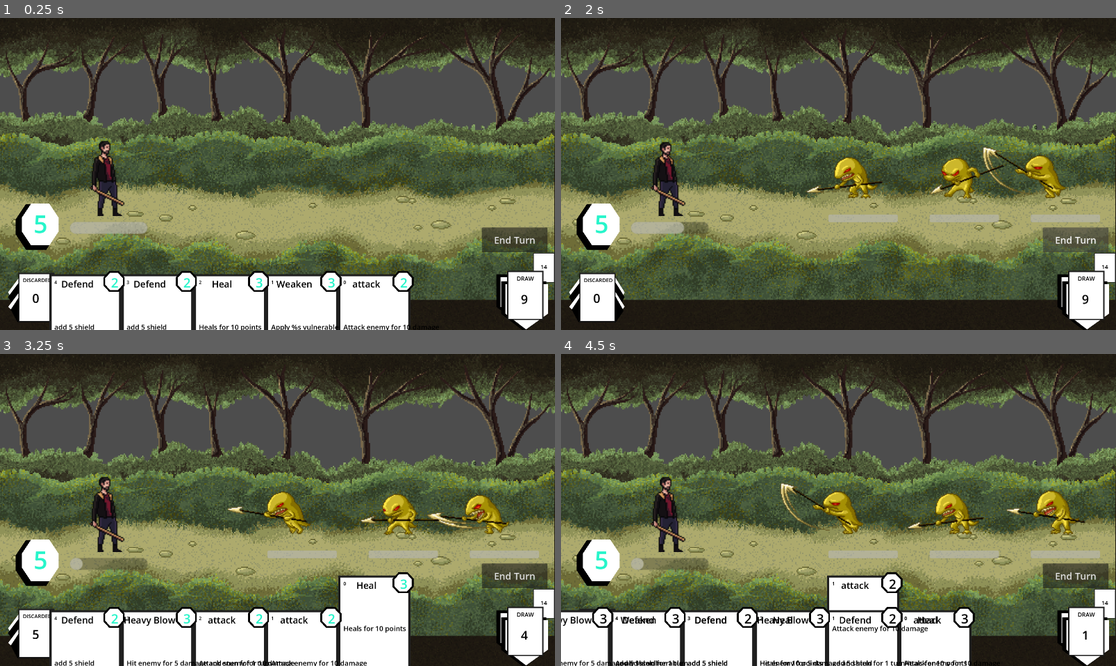
Above: before the commit, frames 1-4 (two rows, left to right).
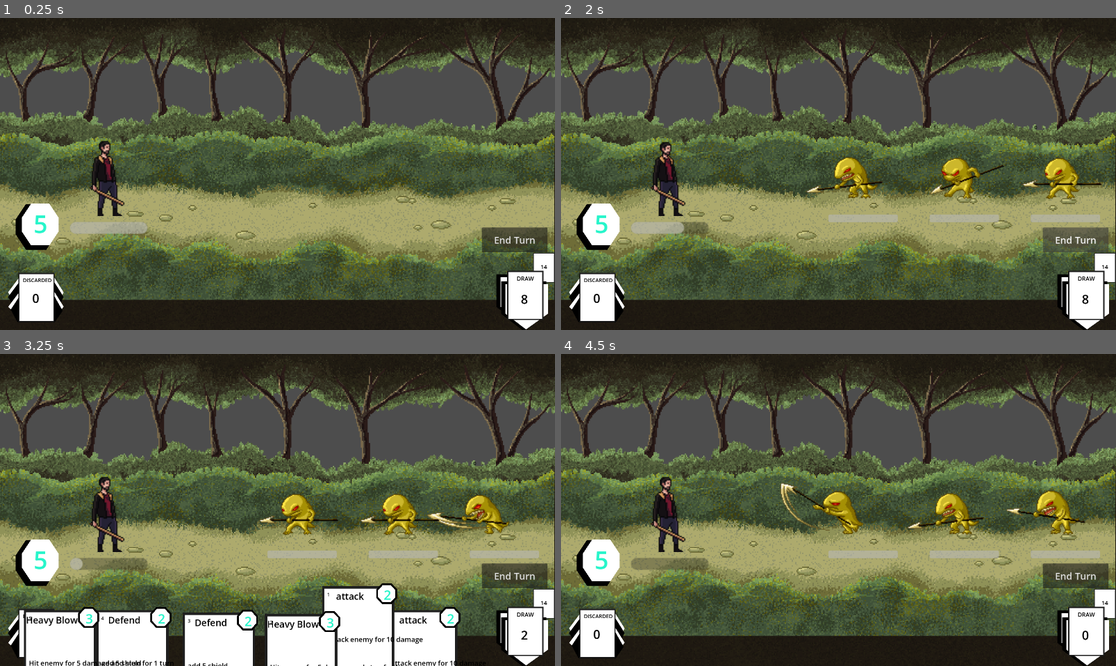
Above: after the commit, the same moments.

Repository: Leosten/card-game
Game: Godot game, scene res://main.tscn
The game is run twice, just before and just after one commit, with the same random seed, the same clock (stepped at 60 frames per second) and the same inputs.
Inputs (mouse positions are in pixels of both pictures, inside the frame that each line leads up to):
- Up to frame 1 (0.25 s): no input
- Up to frame 2 (2 s): click "End Turn" at 0.5 s; click "End Turn" at 1.25 s
- Up to frame 3 (3.25 s): click "End Turn" at 2 s; move the mouse to (377, 656) at 2.77 s; click (377, 656) at 2.92 s
- Up to frame 4 (4.5 s): move the mouse to (938, 637) at 3.52 s; click (938, 637) at 3.67 s; move the mouse to (866, 656) at 4.27 s; click (866, 656) at 4.42 s

The runs differ from the first frame. In frame 1, 11% of the frame differs, in the area x 8-96%, y 81-100%; in frame 2, 1.2%; in frame 3, 7.9%; in frame 4, 14%, in the area x 0-96%, y 65-100%.
Error before the commit: Invalid access to property or key 'finished' on a base object of type 'Nil'. (res://Manager/card_animation_manager.gd:18)
Error after the commit: Invalid access to property or key 'finished' on a base object of type 'Nil'. (res://Manager/card_animation_manager.gd:23)

Commit message:
more animations, have to check for resource listening on scenes for trigger

Diff:
--- a/Manager/action_manager.gd
+++ b/Manager/action_manager.gd
@@ -6,6 +6,7 @@
 signal card_used(card_data : CardData)
 signal mana_used(cost : int)
 signal enemy_hit(monster : MonsterData)
+signal enemy_blocked(monster : MonsterData)
 signal enemy_attacking(monster : MonsterData)
 
 func _ready() -> void:
@@ -42,16 +43,18 @@
 		if action == CardUtils.action_type.HEAL:
 			var heal_value = HealUtils.calculate_ally_final_heal(card.heal, battle_state.player_stats)
 			battle_state.player_stats = HealUtils.apply_ally_heal(heal_value, battle_state.player_stats)
+			Events.player_healed.emit()
 		if action == CardUtils.action_type.SHIELD:
 			var shield_value = HealUtils.calculate_ally_final_shield(card.shield, battle_state.player_stats)
 			battle_state.player_stats = HealUtils.apply_ally_shield(shield_value, battle_state.player_stats)
+			Events.player_shielded.emit()
 		if action == CardUtils.action_type.BUFFS:
 			battle_state.player_stats.buffs = StatusUtils.apply_buffs(battle_state.player_stats.buffs, card.buffs)
 		if (enemy != null) :
 			if action == CardUtils.action_type.DAMAGE:
 				print("card attack type")
 				var final_damage = DamageUtils.calculate_ally_final_damage(card.damage, battle_state.player_stats, enemy)
-				enemy = DamageUtils.damage_enemy(final_damage, enemy)
+				enemy = check_damage_enemy(final_damage, enemy)
 			if action == CardUtils.action_type.STATUS_EFFECTS:
 				print("card status type")
 				enemy.status_effects = StatusUtils.apply_status_effects(enemy.status_effects, card.status_effects)
@@ -89,8 +92,27 @@
 		battle_state = MonsterUtils.update_monster(battle_state, monster)
 	return battle_state
 
-func cycle_buffs():
-	pass
+func check_damage_enemy(damage_value, monster: MonsterData):
+	if DamageUtils.has_protective_buff(monster.buffs):
+		enemy_blocked.emit(monster)
+		return monster
+
+	if monster.shield > 0:
+		if (damage_value >= monster.shield):
+			var current_shield = monster.shield
+			monster.shield = 0
+			monster.health -= damage_value - current_shield
+			return monster
+		else:
+			monster.shield -= damage_value
+			return monster
+	print("final dmg")
+	print(damage_value)
+	monster.health -= damage_value
+	Events.enemy_hit.emit(monster)
+	#Events.damage_taken.emit(damage_value, monster.position)
+
+	return monster
 
 func use_card_on_all_enemies():
 	pass
--- a/Manager/card_animation_manager.gd
+++ b/Manager/card_animation_manager.gd
@@ -1,7 +1,12 @@
 class_name CardAnimationManager
 extends Node
 
-var left_out_bounds = Vector2(-1000, 1250)
+var left_out_of_bounds = Vector2(-1000, 1250)
+var right_out_of_bounds = Vector2(5000, 2000)
+var viewport_size
+
+func _ready():
+	viewport_size = get_parent().get_viewport_rect().size
 
 func clear_card_animation(displayed_hand: Array[Card]):
 	var last_tween: Tween
@@ -11,23 +16,36 @@
 		card.active_tween = card.create_tween().set_trans(Tween.TRANS_LINEAR)
 		card.active_tween.tween_property(
 			card, "position",
-			left_out_bounds,
+			left_out_of_bounds,
 			0.2
 		).set_ease(Tween.EASE_IN)
 		last_tween = card.active_tween
 	await last_tween.finished
 
 func cards_appear_animation(displayed_hand: Array[Card], card_hand_positions : Array[Area2D]):
-	var target_position = Vector2(-1000, 1250)
+	if displayed_hand.is_empty():
+		return
 	var last_tween: Tween
 	for card in displayed_hand:
+		var target_position = card_hand_positions[card.hand_position].position
 		if card.active_tween:
 			card.active_tween.kill()
 		card.active_tween = card.create_tween().set_trans(Tween.TRANS_LINEAR)
-		card.active_tween.tween_property(
-			card, "position",
-			target_position,
-			0.4
-		).set_ease(Tween.EASE_IN)
+		print(card.active_tween)
+		card.active_tween.tween_property(card, "position", target_position, 0.5).set_ease(Tween.EASE_OUT)
+		card.base_position = target_position
 		last_tween = card.active_tween
 	await last_tween.finished
+
+func use_card_animation(card : Card):
+	var target_position = Vector2(viewport_size.x / 2, viewport_size.y / 2)
+	if card.active_tween:
+		card.active_tween.kill()
+	card.active_tween = card.create_tween().set_trans(Tween.TRANS_LINEAR)
+	print(card.active_tween)
+	card.active_tween.tween_property(card, "position", target_position, 0.2).set_ease(Tween.EASE_IN)
+	var zoom = Vector2(1.2, 1.2)
+	card.active_tween.tween_property(card, "scale", zoom, 0.2).set_ease(Tween.EASE_IN)
+	card.active_tween.tween_property(card, "position", left_out_of_bounds, 0.2).set_ease(Tween.EASE_OUT)
+
+	await card.active_tween.finished
--- a/Manager/character_manager.gd
+++ b/Manager/character_manager.gd
@@ -33,4 +33,5 @@
 			player_stats.max_health = 90
 			player_stats.current_mana = 5
 			player_stats.max_mana = 5
+			player_stats.draw_value = 6
 			return player_stats
--- a/Manager/game_manager.gd
+++ b/Manager/game_manager.gd
@@ -7,6 +7,7 @@
 var card_manager : CardManager
 var character_manager : CharacterManager
 var battle_state : BattleState
+var char_scene : PackedScene = null
 @export var player_stats : PlayerStats
 @export var cards : Array[CardData] = []
 @export var player_deck: Array[CardData] = []
@@ -43,6 +44,8 @@
 	return battle_state.player_deck
 
 func get_character_scene() :
+	if (char_scene != null) :
+		return char_scene
 	return character_manager.get_character_scene(char_id)
 
 func get_player_char_id():
--- a/Resources/Characters/1/Character1.gd
+++ b/Resources/Characters/1/Character1.gd
@@ -6,8 +6,7 @@
 	update(battle_state.player_stats)
 
 func _process(_delta):
-	if _animated_sprite.animation.contains("idle"):
-		_animated_sprite.play("idle")
+	_animated_sprite.play("idle")
 
 func update(player_stats : PlayerStats):
 	$HealthBar.max_value = player_stats.max_health
--- a/Resources/Characters/1/Character1.tscn
+++ b/Resources/Characters/1/Character1.tscn
@@ -2,6 +2,32 @@
 
 [ext_resource type="Script" uid="uid://cb4j2me6oo5s" path="res://Resources/Characters/1/Character1.gd" id="1_vchkt"]
 [ext_resource type="Texture2D" uid="uid://csaj6evpvefy3" path="res://Art/Characters/Raider_3/Idle.png" id="2_mg2aw"]
+[ext_resource type="Texture2D" uid="uid://clnlbi8gjrpm" path="res://Art/Characters/Raider_3/Attack_3.png" id="2_rbtls"]
+[ext_resource type="Texture2D" uid="uid://bp7qtpukemrke" path="res://Art/Characters/Raider_3/Hurt.png" id="3_txy3v"]
+
+[sub_resource type="AtlasTexture" id="AtlasTexture_f66ae"]
+atlas = ExtResource("2_rbtls")
+region = Rect2(0, 0, 128, 128)
+
+[sub_resource type="AtlasTexture" id="AtlasTexture_5j5sa"]
+atlas = ExtResource("2_rbtls")
+region = Rect2(128, 0, 128, 128)
+
+[sub_resource type="AtlasTexture" id="AtlasTexture_ghc4d"]
+atlas = ExtResource("2_rbtls")
+region = Rect2(256, 0, 128, 128)
+
+[sub_resource type="AtlasTexture" id="AtlasTexture_73yqu"]
+atlas = ExtResource("2_rbtls")
+region = Rect2(384, 0, 128, 128)
+
+[sub_resource type="AtlasTexture" id="AtlasTexture_63il2"]
+atlas = ExtResource("3_txy3v")
+region = Rect2(0, 0, 128, 128)
+
+[sub_resource type="AtlasTexture" id="AtlasTexture_lfjfh"]
+atlas = ExtResource("3_txy3v")
+region = Rect2(128, 0, 128, 128)
 
 [sub_resource type="AtlasTexture" id="AtlasTexture_1osdt"]
 atlas = ExtResource("2_mg2aw")
@@ -29,6 +55,34 @@
 
 [sub_resource type="SpriteFrames" id="SpriteFrames_ekkti"]
 animations = [{
+"frames": [{
+"duration": 1.0,
+"texture": SubResource("AtlasTexture_f66ae")
+}, {
+"duration": 1.0,
+"texture": SubResource("AtlasTexture_5j5sa")
+}, {
+"duration": 1.0,
+"texture": SubResource("AtlasTexture_ghc4d")
+}, {
+"duration": 1.0,
+"texture": SubResource("AtlasTexture_73yqu")
+}],
+"loop": 1,
+"name": &"attack",
+"speed": 3.0
+}, {
+"frames": [{
+"duration": 1.0,
+"texture": SubResource("AtlasTexture_63il2")
+}, {
+"duration": 1.0,
+"texture": SubResource("AtlasTexture_lfjfh")
+}],
+"loop": 0,
+"name": &"damaged",
+"speed": 3.0
+}, {
 "frames": [{
 "duration": 1.0,
 "texture": SubResource("AtlasTexture_1osdt")
@@ -62,7 +116,8 @@
 
 [node name="AnimatedSprite2D" type="AnimatedSprite2D" parent="." unique_id=1122831603]
 sprite_frames = SubResource("SpriteFrames_ekkti")
-animation = &"idle"
+animation = &"attack"
+frame_progress = 0.74468255
 
 [node name="CollisionShape2D" type="CollisionShape2D" parent="." unique_id=407755184]
 position = Vector2(-2.5, 28)
--- a/Utils/damage_utils.gd
+++ b/Utils/damage_utils.gd
@@ -16,7 +16,7 @@
 	print("final dmg")
 	print(damage_value)
 	monster.health -= damage_value
-	print("monster health %s" % monster.health)
+
 	return monster
 
 static func damage_player(damage_value, player_stats : PlayerStats) -> PlayerStats:
--- a/Utils/events.gd
+++ b/Utils/events.gd
@@ -1,4 +1,9 @@
 extends Node
 
 signal monster_dead(monster_data: MonsterData)
-signal player_death
+signal player_death()
+signal damage_taken(damage_value, position)
+signal enemy_hit()
+signal player_healed()
+signal player_buffed()
+signal player_shielded()
--- a/View/Cards/Card.tscn
+++ b/View/Cards/Card.tscn
@@ -48,37 +48,6 @@
 "values": [Vector2(554, 1428)]
 }
 
-[sub_resource type="Animation" id="Animation_y1hx4"]
-resource_name = "card_appear"
-tracks/0/type = "value"
-tracks/0/imported = false
-tracks/0/enabled = true
-tracks/0/path = NodePath(".:position")
-tracks/0/interp = 1
-tracks/0/loop_wrap = true
-tracks/0/keys = {
-"times": PackedFloat32Array(0),
-"transitions": PackedFloat32Array(1),
-"update": 0,
-"values": [Vector2(554, 1428)]
-}
-
-[sub_resource type="Animation" id="Animation_sq6oe"]
-resource_name = "card_hover_animation"
-length = 0.3
-tracks/0/type = "value"
-tracks/0/imported = false
-tracks/0/enabled = true
-tracks/0/path = NodePath("CardVisual:position")
-tracks/0/interp = 1
-tracks/0/loop_wrap = true
-tracks/0/keys = {
-"times": PackedFloat32Array(0, 0.23333333),
-"transitions": PackedFloat32Array(1, 1),
-"update": 0,
-"values": [Vector2(0, 0), Vector2(0, -120)]
-}
-
 [sub_resource type="Animation" id="Animation_ta7bg"]
 resource_name = "card_stack_left"
 length = 2.0333333
@@ -95,12 +64,27 @@
 "values": [Vector2(0, 0), Vector2(-67, 0)]
 }
 
+[sub_resource type="Animation" id="Animation_7517t"]
+resource_name = "use"
+length = 4.0
+tracks/0/type = "value"
+tracks/0/imported = false
+tracks/0/enabled = true
+tracks/0/path = NodePath(".:position")
+tracks/0/interp = 1
+tracks/0/loop_wrap = true
+tracks/0/keys = {
+"times": PackedFloat32Array(0),
+"transitions": PackedFloat32Array(1),
+"update": 0,
+"values": [Vector2(554, 1428)]
+}
+
 [sub_resource type="AnimationLibrary" id="AnimationLibrary_ta7bg"]
 _data = {
 &"RESET": SubResource("Animation_4o7yy"),
-&"card_appear": SubResource("Animation_y1hx4"),
-&"card_hover_animation": SubResource("Animation_sq6oe"),
-&"card_stack_left": SubResource("Animation_ta7bg")
+&"card_stack_left": SubResource("Animation_ta7bg"),
+&"use": SubResource("Animation_7517t")
 }
 
 [node name="Card" type="Area2D" unique_id=479738658]
--- a/View/Cards/card.gd
+++ b/View/Cards/card.gd
@@ -37,7 +37,7 @@
 
 func update_cost_label(current_mana):
 	var color = Color(0.0, 0.0, 0.0, 1.0)
-	if current_mana > card_data.cost :
+	if current_mana >= card_data.cost :
 		color = Color(0.149, 0.959, 0.792, 1.0)
 	$CardVisual/CostLabel.label_settings.font_color = color
 
--- a/View/Cards/card_hud.gd
+++ b/View/Cards/card_hud.gd
@@ -3,10 +3,10 @@
 signal card_clicked(card_data: CardData)
 
 @export var bottom_margin := 0
-@export var left_margin = 250
-@export var margin_between_cards = 20
+@export var left_margin = 150
+@export var margin_between_cards = 18
 @export var card_size = 250
-@export var max_nb_of_cards = 8
+@export var max_nb_of_cards = 10
 #const CardAnimationManager = preload("res://Manager/card_animation_manager.gd")
 var card_animation_manager : CardAnimationManager
 var displayed_hand: Array[Card] = []
@@ -19,12 +19,13 @@
 var draw_pile : Array[CardData] = []
 var discard_pile : Array[CardData] = []
 var player_hand : Array[CardData] = []
-
+var card_used = false
 var enemy_turn = false
 
 func _ready() -> void:
 	card_animation_manager = CardAnimationManager.new()
-	player_draw_value = GameManager.battle_state["player_stats"].draw_value
+	add_child(card_animation_manager)
+	player_draw_value = GameManager.battle_state.player_stats.draw_value
 	init_player_deck()
 	init_card_position()
 	draw_cards(player_draw_value)
@@ -35,8 +36,8 @@
 	pass
 
 func init_card_position() -> void:
-	var viewport_size := get_viewport_rect().size
-	card_hand_positions = CardUtils.init_card_position(viewport_size, max_nb_of_cards, player_draw_value, card_size, margin_between_cards, left_margin, bottom_margin)
+	#var viewport_size := get_viewport_rect().size
+	card_hand_positions = CardUtils.init_card_position(card_animation_manager.viewport_size, max_nb_of_cards, player_draw_value, card_size, margin_between_cards, left_margin, bottom_margin)
 	print("card positions init")
 
 func draw_cards(draw_value) -> void:
@@ -69,15 +70,20 @@
 
 	for card_data in player_hand:
 		var card : Card = GameManager.card_manager.get_card_scene()
-		card.init_card(card_data.hand_position, card_data, card_hand_positions[card_data.hand_position].position)
+		card.init_card(card_data.hand_position, card_data, card_animation_manager.right_out_of_bounds)
 		card.hovered.connect(_on_card_hovered)
 		card.hovered_out.connect(_on_card_hovered_out)
 		card.clicked.connect(_on_card_clicked)
 		add_child(card)
 		displayed_hand.append(card)
+
+	await card_animation_manager.cards_appear_animation(displayed_hand, card_hand_positions)
 	print("display hand func")
 
 func discard_card(card_data: CardData):
+	card_used = true
+	await card_animation_manager.use_card_animation(displayed_hand[card_data.hand_position])
+	card_used = false
 	player_hand.erase(card_data)
 	displayed_hand[card_data.hand_position].queue_free()
 	displayed_hand.remove_at(card_data.hand_position)
@@ -143,6 +149,8 @@
 	card_clicked.emit(card_data)
 
 func _on_card_hovered(card: Card) -> void:
+	if card_used == true :
+		return
 	if enemy_turn == true:
 		return
 
@@ -158,6 +166,8 @@
 	card.hovering = true
 
 func _on_card_hovered_out(card: Card) -> void:
+	if card_used == true :
+		return
 	if hovered_card != card:
 		return
 	CardUtils.hover_back_animation(card)
--- a/View/Monsters/monster.gd
+++ b/View/Monsters/monster.gd
@@ -7,7 +7,7 @@
 signal clicked(monster_data: MonsterData)
 signal hovered(monster_data: MonsterData)
 var attacking : bool = false
-
+var dying : bool = false
 #@abstract func play_action_animation(action_type : MonsterUtils.action_types)
 
 func _ready() -> void:
@@ -23,8 +23,10 @@
 func _process(_delta):
 	if monster_data.health <= 0:
 		update_health_bar()
-		_animated_sprite.play("death")
-		_animated_sprite.animation_finished.connect(on_death_finish)
+		if not dying:
+			die()
+		#_animated_sprite.play("death")
+		#_animated_sprite.animation_finished.connect(on_death_finish)
 	elif not attacking:
 		_animated_sprite.play("idle")
 
@@ -57,11 +59,15 @@
 	update_health_bar()
 
 func die():
-	if _animated_sprite.animation.contains("death"):
-		_animated_sprite.play("death")
+	dying = true
+	_animated_sprite.stop()
+	_animated_sprite.play("death")
+	await _animated_sprite.animation_finished
+	Events.monster_dead.emit(monster_data)
+	self.queue_free()
+	#Events.monster_dead.emit(monster_data)
 
 func on_death_finish():
-	Events.monster_dead.emit(monster_data)
 	self.queue_free()
 
 func spawn(battle_positions):
@@ -78,10 +84,7 @@
 
 func attack_animation():
 	attacking = true
-	print(_animated_sprite.animation)
-	if _animated_sprite.animation.find("attack"):
-			print("attack anim")
-			_animated_sprite.stop()
-			_animated_sprite.play("attack")
-			await _animated_sprite.animation_finished
-			attacking = false
+	_animated_sprite.stop()
+	_animated_sprite.play("attack")
+	await _animated_sprite.animation_finished
+	attacking = false
--- a/battle.gd
+++ b/battle.gd
@@ -120,7 +120,7 @@
 
 func on_monster_dead(monster : MonsterData):
 	print("monster %s dead!" % monster.battle_position)
-	monsters_displayed = MonsterUtils.remove_monster_dead_display(monsters_displayed, monster)
+	monsters_displayed = await MonsterUtils.remove_monster_dead_display(monsters_displayed, monster)
 
 func update_player_mana():
 	var color
Not shown, added: Resources/Characters/1/Character1.tscn2624560744.tmp
Not shown, added: View/Cards/CardHandHud.tscn21263685774.tmp
